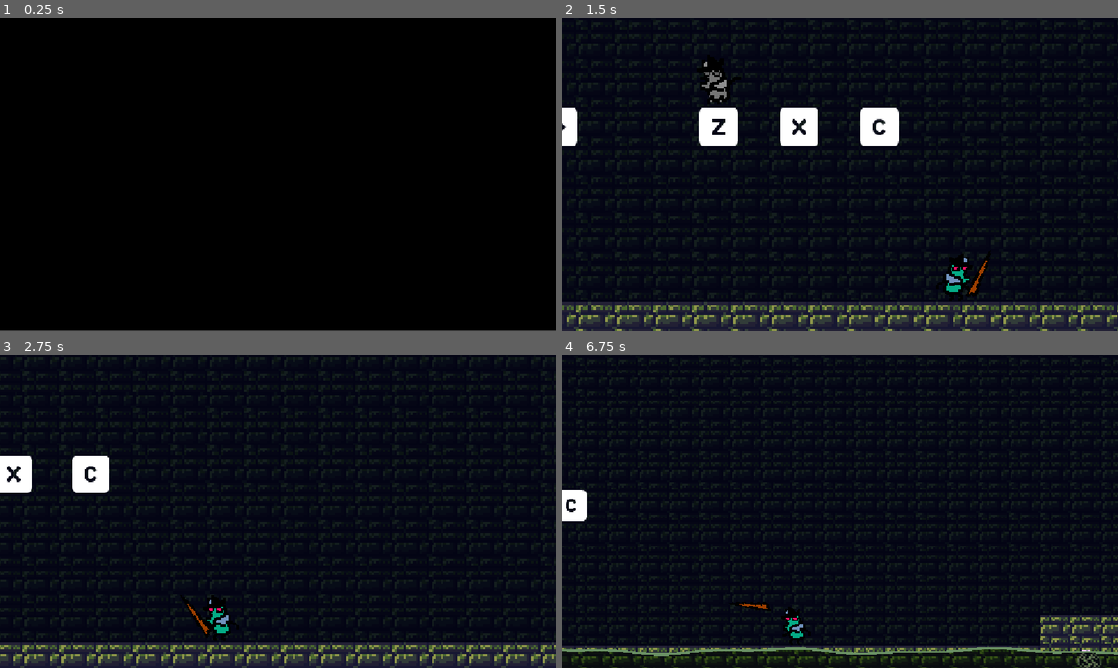
Above: before the commit, frames 1-4 (two rows, left to right).
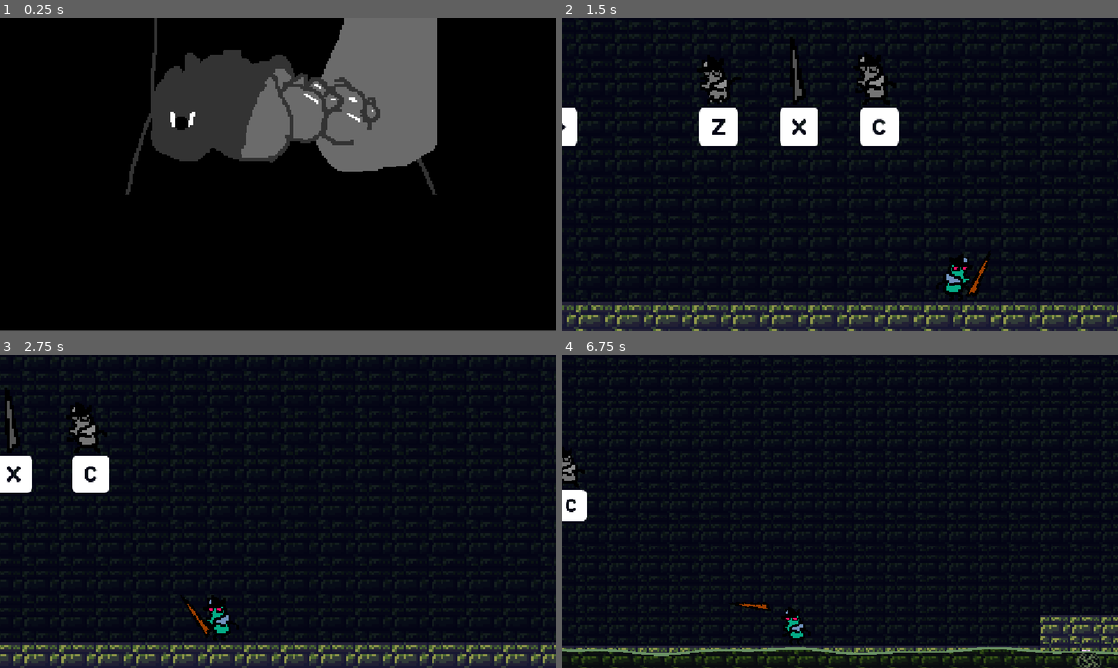
Above: after the commit, the same moments.

Repository: EthanGrane/Jamopithecus
Game: Godot game, scene res://GAME/Scenes/intro_scene.tscn
Two runs of this game, one before a commit and one after it. Both use one fixed random seed, a clock stepped at 60 frames per second and the inputs below. This scene is started directly instead of the project's main scene. The engine's default icon, where the game draws it, is replaced by a stand-in: a white triangle on a blue panel in a dark square.
Inputs:
- Up to frame 1 (0.25 s): no input
- Up to frame 2 (1.5 s): tap Enter (ui_accept) at 0.5, 0.6 s; hold D (Right) from 0.53 s (still down); tap W (Salto) at 0.77 s; tap Shift (Dash) at 1.35 s
- Up to frame 3 (2.75 s): tap W (Salto) at 1.52 s; tap Enter (ui_accept) at 1.55, 2.3 s; release D (Right) at 2.03 s; hold A (Left) from 2.03 s (still down); hold E (Decoy) from 2.03 s (still down)
- Up to frame 4 (6.75 s): release A (Left) at 2.78 s; release E (Decoy) at 2.78 s; hold D (Right) 2.78-4.28 s; tap Space (Lanzar) at 2.85, 6.6 s; tap W (Salto) at 3.02, 3.77, 4.52, 6.02 s; tap Enter (ui_accept) at 3.05, 3.6, 4.35, 5.3, 6.05 s; hold A (Left) 4.28-5.03 s; hold D (Right) 5.03-5.78 s; tap Shift (Dash) at 5.1 s; hold A (Left) from 5.78 s (still down); tap E (Decoy) at 5.85 s

The runs differ from the first frame. In frame 1, 19% of the frame differs, in the area x 22-79%, y 0-57%; in frame 2, 0.4%; in frame 3, 0.4%; in frame 4, 0.1%.
Error before the commit: Trying to assign value of type 'Label' to a variable of type 'RichTextLabel'. (res://GAME/Scenes/Into_scene/Intro_scene.gd:2)
Error after the commit: Invalid assignment of property or key 'texture' with value of type 'CompressedTexture2D' on a base object of type 'null instance'. (res://GAME/Scenes/Into_scen…

Commit message:
Intro_finished

Diff:
--- /dev/null
+++ b/Extras/Theme.tres
@@ -0,0 +1,7 @@
+[gd_resource type="Theme" format=3 uid="uid://c8nj1l2bra1oj"]
+
+[ext_resource type="FontFile" uid="uid://dj3dko4qnyq34" path="res://Extras/DTM-Mono.otf" id="1_0jvja"]
+
+[resource]
+RichTextLabel/font_sizes/normal_font_size = 40
+RichTextLabel/fonts/normal_font = ExtResource("1_0jvja")
--- a/Extras/control.tscn
+++ b/Extras/control.tscn
@@ -8,12 +8,27 @@
 [ext_resource type="Texture2D" uid="uid://c4kqi2mmagtf5" path="res://GAME/icons/keyboard_c.png" id="6_ns5kd"]
 [ext_resource type="Shader" uid="uid://dw8ieris4q5gd" path="res://Extras/Gray.gdshader" id="7_mualq"]
 [ext_resource type="Texture2D" uid="uid://bq8shysaj4qwn" path="res://GAME/Player/Sprites/Walker_Jump/Walker_Jump7.png" id="8_8m6w2"]
+[ext_resource type="Texture2D" uid="uid://26k0sc2c5rtg" path="res://GAME/Player/Walker_sprite.png" id="9_k623k"]
+[ext_resource type="Texture2D" uid="uid://cupurknw3mm4q" path="res://GAME/Player/Sprites/Walk/Walker_Walk2.png" id="10_ns5kd"]
 
 [sub_resource type="ShaderMaterial" id="ShaderMaterial_sjokf"]
 shader = ExtResource("7_mualq")
 shader_parameter/gray_amount = 1.0
 
+[sub_resource type="ShaderMaterial" id="ShaderMaterial_bd4on"]
+shader = ExtResource("7_mualq")
+shader_parameter/gray_amount = 1.0
+
+[sub_resource type="AtlasTexture" id="AtlasTexture_ppbye"]
+atlas = ExtResource("9_k623k")
+region = Rect2(61, 30.25, 17.5, 33)
+
+[sub_resource type="ShaderMaterial" id="ShaderMaterial_63o18"]
+shader = ExtResource("7_mualq")
+shader_parameter/gray_amount = 1.0
+
 [node name="Control" type="Node2D" unique_id=670822125]
+z_index = -5
 metadata/_edit_lock_ = true
 
 [node name="KeyboardArrowLeft" type="Sprite2D" parent="." unique_id=1580923910]
@@ -52,3 +67,17 @@
 position = Vector2(297.00003, -51)
 scale = Vector2(2.0833325, 2.0833325)
 texture = ExtResource("8_8m6w2")
+
+[node name="WalkerSprite" type="Sprite2D" parent="." unique_id=1649621348]
+texture_filter = 1
+material = SubResource("ShaderMaterial_bd4on")
+position = Vector2(399, -65)
+scale = Vector2(2.8118627, 2.8118625)
+texture = SubResource("AtlasTexture_ppbye")
+
+[node name="WalkerWalk2" type="Sprite2D" parent="." unique_id=1139456741]
+texture_filter = 1
+material = SubResource("ShaderMaterial_63o18")
+position = Vector2(492, -59)
+scale = Vector2(2.1524377, 2.152437)
+texture = ExtResource("10_ns5kd")
--- a/GAME/Scenes/Escena_Inicial.tscn
+++ b/GAME/Scenes/Escena_Inicial.tscn
@@ -225,4 +225,6 @@
 [node name="Control" parent="." unique_id=670822125 instance=ExtResource("9_scnww")]
 position = Vector2(-2475, 550)
 
+[node name="AudioStreamPlayer" type="AudioStreamPlayer" parent="." unique_id=1727467446]
+
 [connection signal="body_entered" from="Area2D" to="." method="_on_area_2d_body_entered"]
--- a/GAME/Scenes/Into_scene/Intro_scene.gd
+++ b/GAME/Scenes/Into_scene/Intro_scene.gd
@@ -9,7 +9,8 @@
 	{"texto" : "Una rana le ataco con su lengua, arrevatandole sus preciadas alas", "imagen" : preload("res://GAME/Scenes/Into_scene/Rana.png")},
 	{"texto" : "Tilín lo había perdido todo, ya no le quedaba ninguna razón para vivir. ¿Qué es una mosca sin sus alas? ", "imagen" : preload("res://GAME/Scenes/Into_scene/Rana.png")},
 	{"texto" : "Pero aún le quedaba solo una cosa que hacer", "imagen" : preload("res://GAME/Scenes/Into_scene/Tilin1.png")},
-	{"texto" : "[center][color=red][shake rate=30 level=12]Matar a esa puta Rana[/shake][color=red]", "imagen" : preload("res://GAME/Scenes/Into_scene/Tilin1.png")}
+	{"texto" : "[center][color=red][shake rate=30 level=12]Matar a esa puta Rana[/shake][color=red]", "imagen" : preload("res://GAME/Scenes/Into_scene/Tilin1.png")},
+	{"texto" : "EL", "imagen" : null}
 ]
 
 
@@ -19,8 +20,13 @@
 
 func process_dialogue():
 	label.visible_ratio = 0
+	if text[n_dialogue].texto == "EL":
+		$Sprite2D.visible = false
+		await get_tree().create_timer(3.0).timeout
+		get_tree().change_scene_to_file("res://GAME/Scenes/Escena_Inicial.tscn")
 	label.text = text[n_dialogue].texto
-	$Sprite2D.texture = text[n_dialogue].imagen
+	if text[n_dialogue].imagen != null:
+		$Sprite2D.texture = text[n_dialogue].imagen
 	var read_time = float(label.text.length() / 14.0)
 	var tween : Tween
 	tween = create_tween()
--- a/GAME/Scenes/Into_scene/intro_scene.tscn
+++ b/GAME/Scenes/Into_scene/intro_scene.tscn
@@ -2,6 +2,7 @@
 
 [ext_resource type="Script" uid="uid://0jjgxvunwygs" path="res://GAME/Scenes/Into_scene/Intro_scene.gd" id="1_hqbqb"]
 [ext_resource type="FontFile" uid="uid://dj3dko4qnyq34" path="res://Extras/DTM-Mono.otf" id="2_espee"]
+[ext_resource type="AudioStream" uid="uid://clkt1w5p7weqe" path="res://Extras/Intro.mp3" id="3_espee"]
 
 [sub_resource type="Theme" id="Theme_n6f3l"]
 RichTextLabel/font_sizes/normal_font_size = 40
@@ -11,7 +12,7 @@
 RichTextLabel/fonts/mono_font = ExtResource("2_espee")
 RichTextLabel/fonts/normal_font = ExtResource("2_espee")
 
-[node name="Intro_scene" type="Control" unique_id=1512746864]
+[node name="Intro_scene2" type="Control" unique_id=1512746864]
 layout_mode = 3
 anchors_preset = 15
 anchor_right = 1.0
@@ -49,3 +50,8 @@
 theme = SubResource("Theme_n6f3l")
 bbcode_enabled = true
 autowrap_mode = 2
+
+[node name="AudioStreamPlayer" type="AudioStreamPlayer" parent="." unique_id=1754235634]
+stream = ExtResource("3_espee")
+volume_db = -1.21
+autoplay = true
--- a/GAME/Scenes/intro_scene.tscn
+++ b/GAME/Scenes/intro_scene.tscn
@@ -1,12 +1,9 @@
 [gd_scene format=3 uid="uid://boacyu6dmvujg"]
 
 [ext_resource type="Script" uid="uid://0jjgxvunwygs" path="res://GAME/Scenes/Into_scene/Intro_scene.gd" id="1_m84vs"]
-[ext_resource type="FontFile" uid="uid://dj3dko4qnyq34" path="res://Extras/DTM-Mono.otf" id="2_h7qg8"]
-
-
-[sub_resource type="LabelSettings" id="LabelSettings_5sv2w"]
-font = ExtResource("2_h7qg8")
-font_size = 50
+[ext_resource type="Theme" uid="uid://c8nj1l2bra1oj" path="res://Extras/Theme.tres" id="2_m84vs"]
+[ext_resource type="Texture2D" uid="uid://lnug4rq7so18" path="res://GAME/Scenes/Into_scene/Basura.png" id="3_h7qg8"]
+[ext_resource type="AudioStream" uid="uid://clkt1w5p7weqe" path="res://Extras/Intro.mp3" id="4_kdgfg"]
 
 [node name="Intro_scene" type="Control" unique_id=1512746864]
 layout_mode = 3
@@ -16,6 +13,7 @@
 grow_horizontal = 2
 grow_vertical = 2
 script = ExtResource("1_m84vs")
+metadata/_edit_lock_ = true
 
 [node name="ColorRect" type="ColorRect" parent="." unique_id=1067155404]
 layout_mode = 1
@@ -25,26 +23,27 @@
 offset_bottom = -0.056030273
 color = Color(0, 0, 0, 1)
 
-[node name="Label" type="Label" parent="." unique_id=332086446]
+[node name="Label" type="RichTextLabel" parent="." unique_id=982044663]
 layout_mode = 1
 anchors_preset = 15
 anchor_right = 1.0
 anchor_bottom = 1.0
-offset_left = 57.0
-offset_top = 390.0
-offset_right = -49.0
-offset_bottom = -66.0
+offset_left = 36.0
+offset_top = 391.0
+offset_right = -70.0
+offset_bottom = -65.0
 grow_horizontal = 2
 grow_vertical = 2
-label_settings = SubResource("LabelSettings_5sv2w")
+theme = ExtResource("2_m84vs")
+bbcode_enabled = true
 autowrap_mode = 2
 
-[node name="TextureRect" type="TextureRect" parent="." unique_id=1120860853]
-layout_mode = 1
-anchors_preset = -1
-anchor_right = 0.97900003
-anchor_bottom = 0.56
-offset_left = 56.0
-offset_top = 38.0
-offset_right = -41.807983
-offset_bottom = 9.119995
+[node name="TextureRect" type="Sprite2D" parent="." unique_id=481612338]
+texture_filter = 1
+position = Vector2(580, 184)
+scale = Vector2(3.3883095, 3.3883097)
+texture = ExtResource("3_h7qg8")
+
+[node name="AudioStreamPlayer" type="AudioStreamPlayer" parent="." unique_id=468278779]
+stream = ExtResource("4_kdgfg")
+autoplay = true
Not shown, added: Extras/Intro.mp3.import
Not shown, added: Extras/Intro.mp3
Not shown, added: Extras/Intro.mp4
Not shown, added: GAME/Scenes/Into_scene/Intro.mp4
